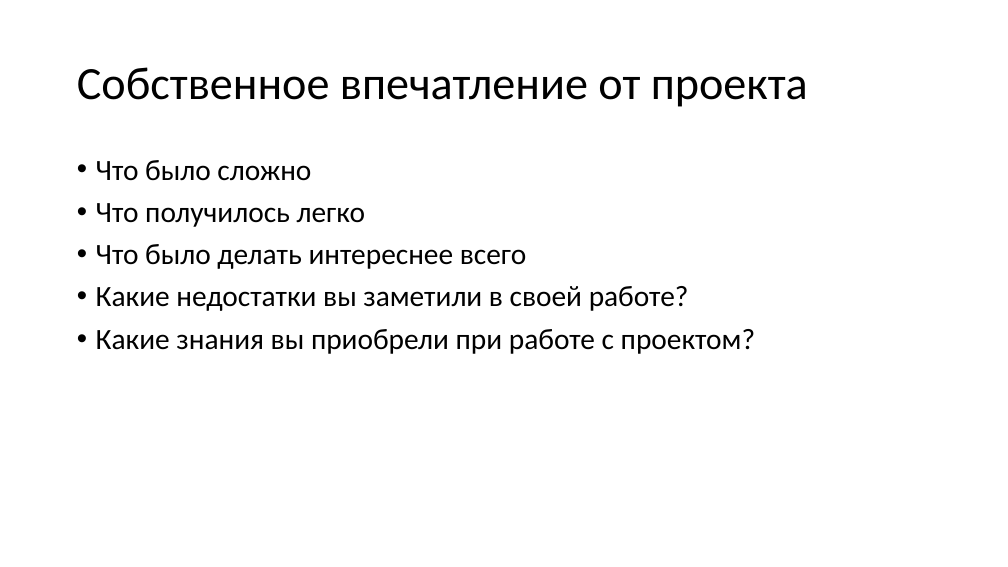
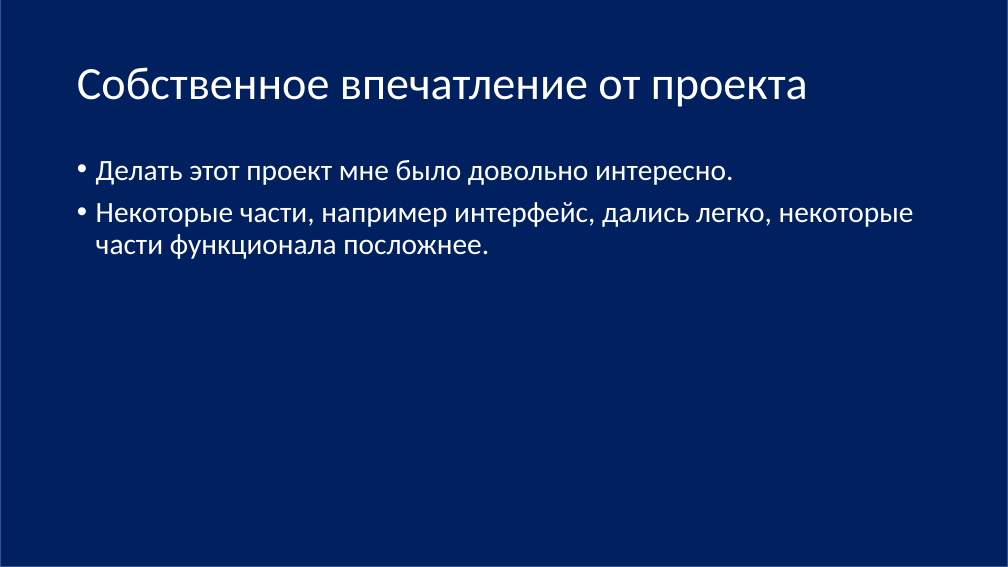
Before and after one commit to truly-a-moth/photozhop, a slide deck: slide 7 of ПРОЕКТ ПИТОН.pptx (slide 9 before the commit). Drawn at 1008x567 pixels with LibreOffice and Linux fonts; fonts in the diff are those of the drawing. Boxes give left, top, right and bottom in pixels: in the first picture for what was removed or moved away, otherwise in the second. Text is boxed around its words. In the diff, an @@ line names an element or a change of style, - is before the commit and + after.

```diff
--- a/ПРОЕКТ ПИТОН.pptx
+++ b/ПРОЕКТ ПИТОН.pptx
@@ rectangle added at <box>0,0,1008,567</box>, fill #002060, outline #325491 1 pt @@
@@ title "Собственное впечатление от проекта" at <box>77,67,808,107</box>: text colour #000000 to #FFFFFF @@
@@ text at <box>96,160,914,259</box>: text changed; text colour #000000 to #FFFFFF @@
-• Что было сложно
-• Что получилось легко
-• Что было делать интереснее всего
-• Какие недостатки вы заметили в своей работе?
-• Какие знания вы приобрели при работе с проектом?
+• Делать этот проект мне было довольно интересно.
+• Некоторые части, например интерфейс, дались легко, некоторые части функционала посложнее.
```
Also in this commit, not shown: 6 other slides changed, 2 slides removed.
